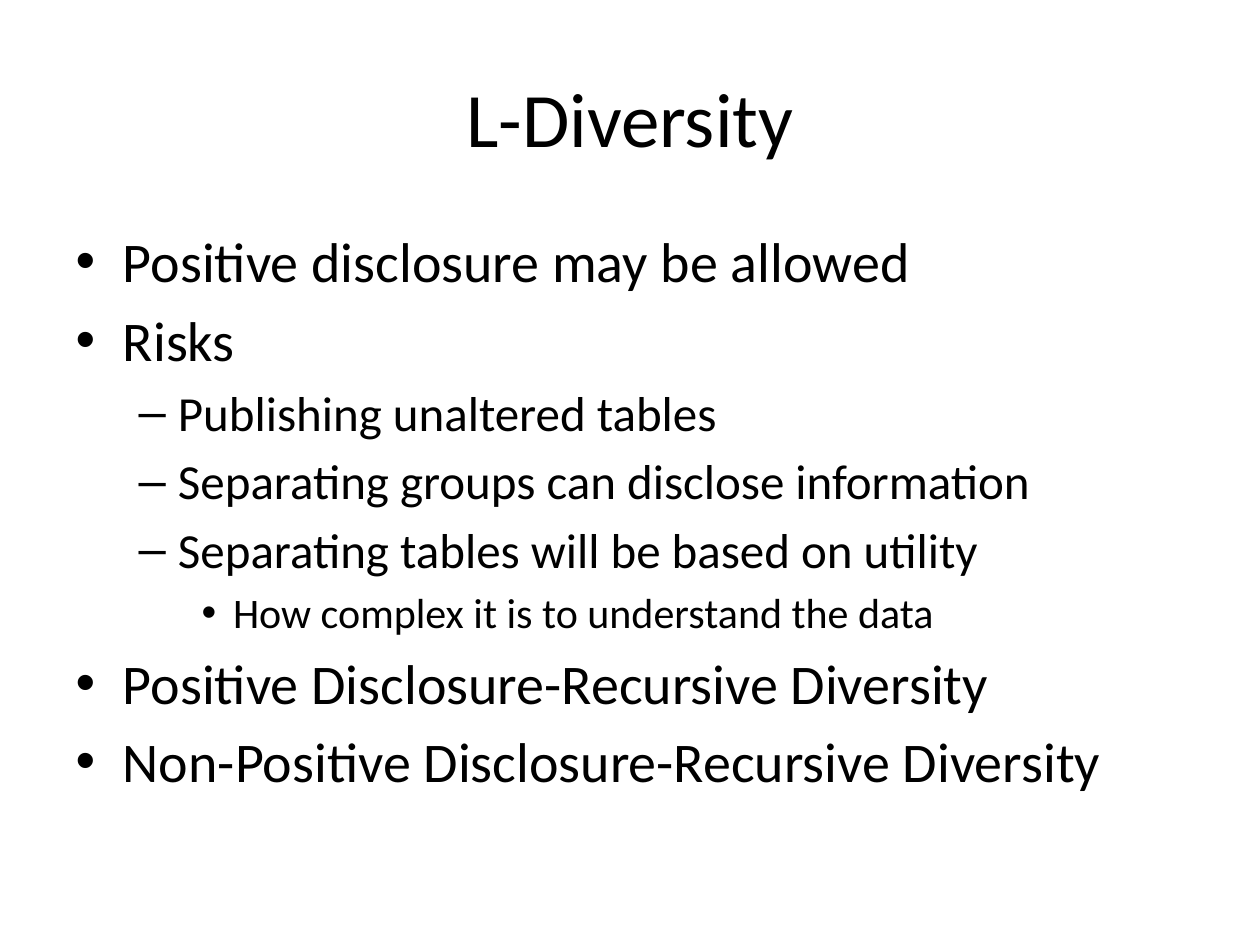
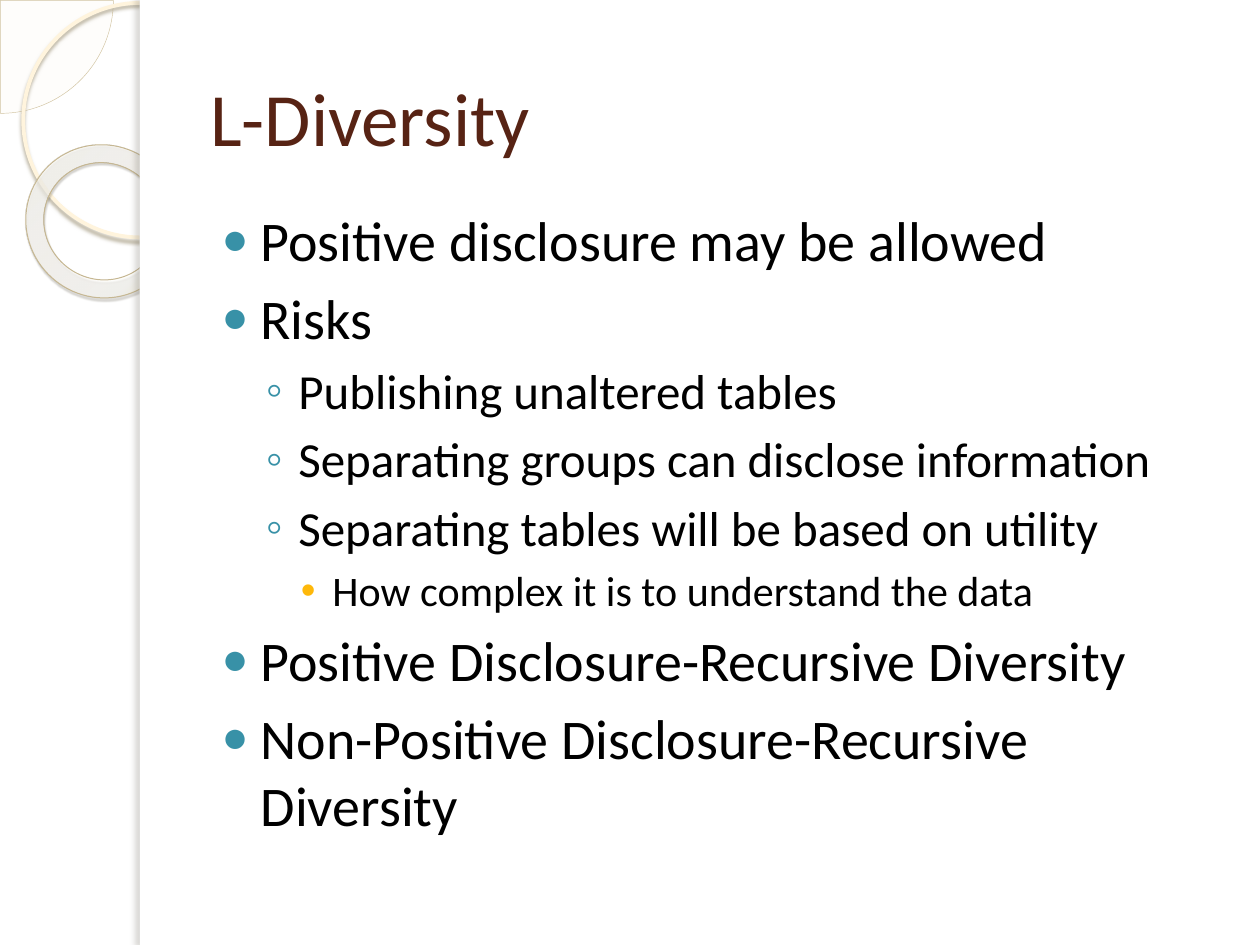
Before and after one commit to jayvelasco1990/big-data, a slide deck: slide 23 of Final Project/draft_presentation.pptx. Drawn at 1260x945 pixels with LibreOffice and Linux fonts; fonts in the diff are those of the drawing; background and template pictures are left out. Boxes give left, top, right and bottom in pixels: in the first picture for what was removed or moved away, otherwise in the second. Text is boxed around its words. In the diff, an @@ line names an element or a change of style, - is before the commit and + after.

```diff
--- a/Final Project/draft_presentation.pptx
+++ b/Final Project/draft_presentation.pptx
@@ pie slice (boxed as its full ellipse) added at (0,0,113,113), fill #FEFAF4 at 33% opacity, outline #D3C39F 0.25 pt @@
@@ ellipse added at (23,3,257,237), outline #FFF5DE 2.15 pt @@
@@ rectangle added at (140,0,1260,945), fill #FFFFFF @@
@@ rectangle added at (140,0,150,945), fill #FFFFFF @@
@@ title "L-Diversity": place and size @@
-title "L-Diversity" at (466,94,793,160)
+title "L-Diversity" at (210,94,529,158)
@@ title "L-Diversity" at (210,94,529,158): size 44 to 43 pt, text colour #000000 to #572314; alignment centre to left @@
@@ donut added at (0,113,211,329), fill gradient #FFFCF6 to #FFFEFB to #F0D28E, outline #C7B893 0.58 pt @@
@@ text "Positive disclosure may be allowed": place and size @@
-text "Positive disclosure may be allowed" at (123,243,1100,791)
+text "Positive disclosure may be allowed" at (261,222,1150,835)
@@ text "Positive disclosure may be allowed" at (261,222,1150,835): bullet • to ●; bullet – to ◦; indent changed @@
```
Also in this commit, not shown: 51 other slides changed, 3 other files.
